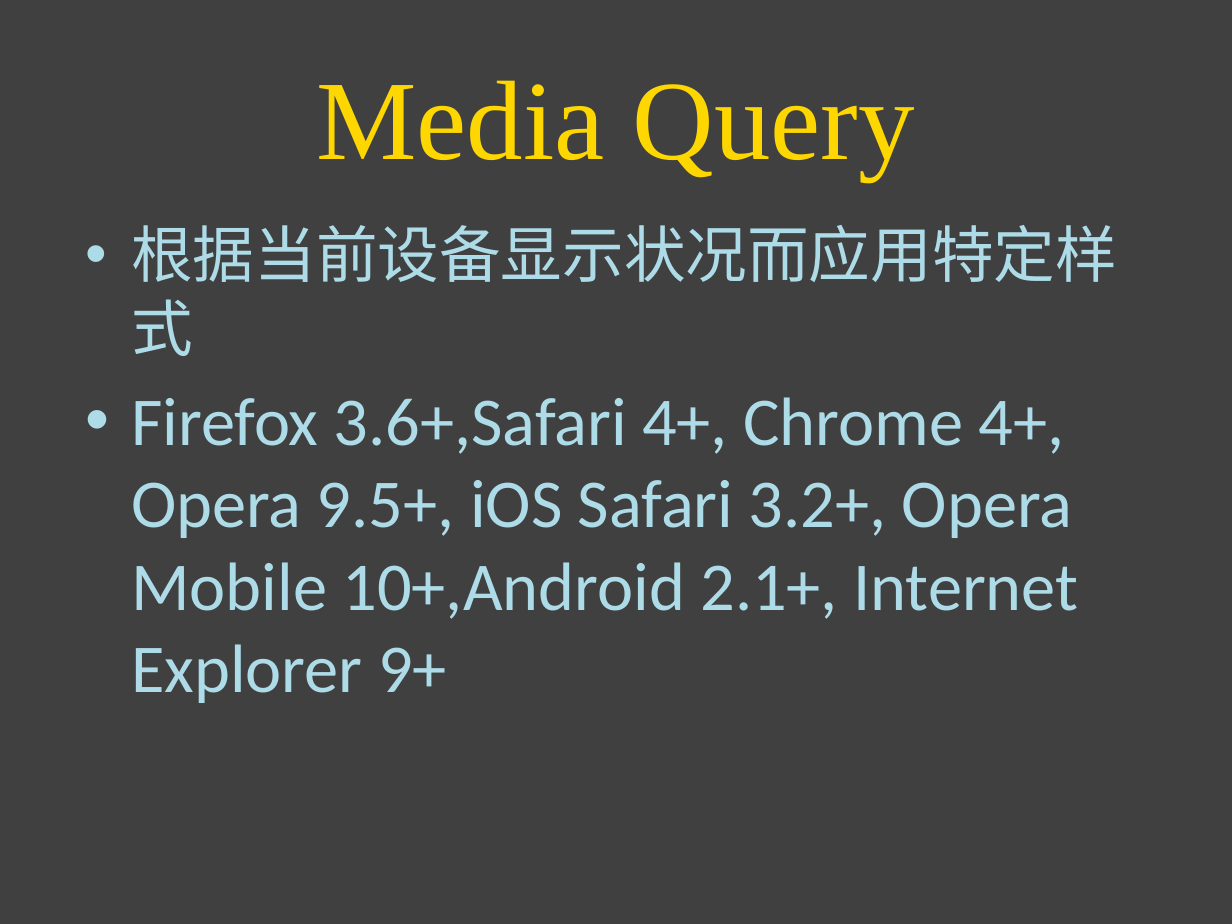
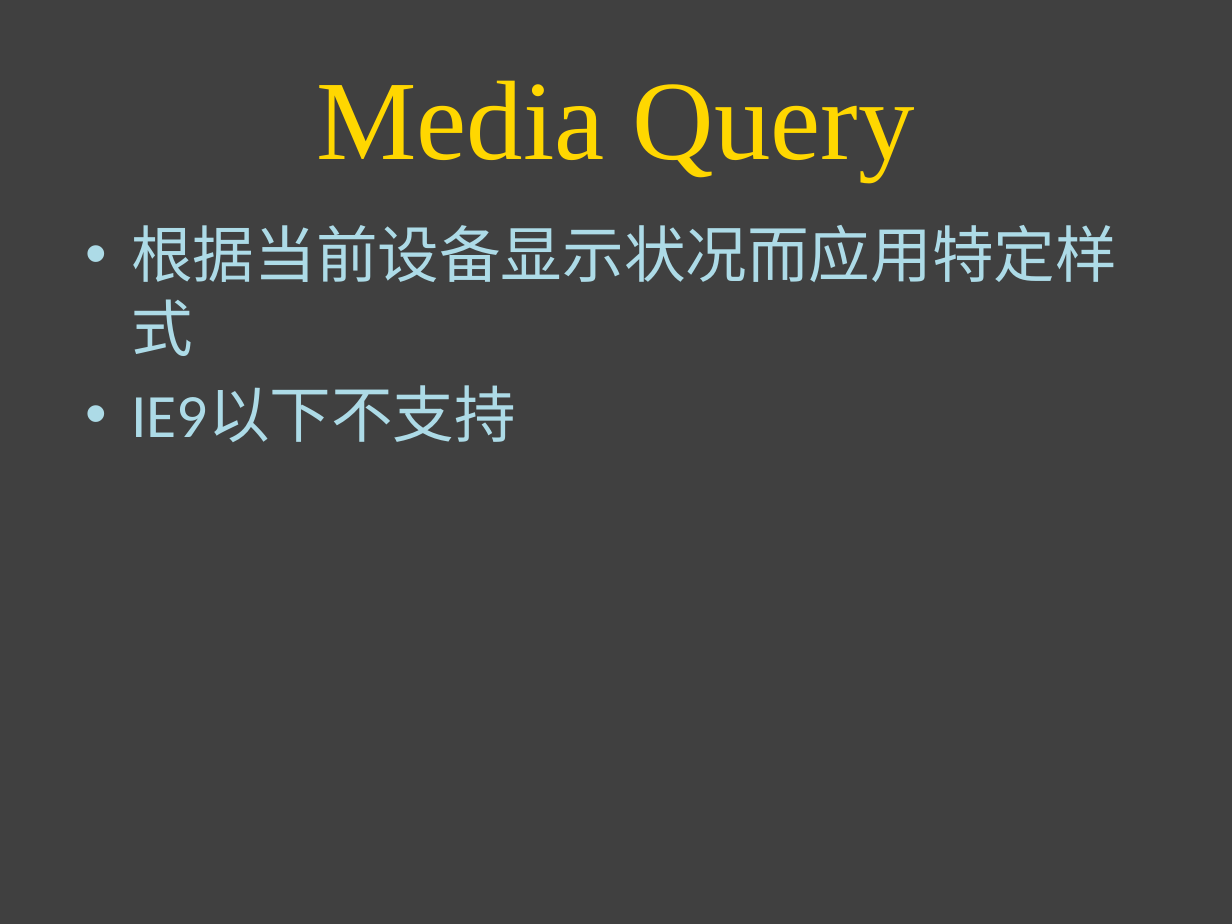
Before and after one commit to simplemx/playground, a slide deck: slide 58 of ppt/frontend.pptx (slide 44 before the commit). Drawn at 1232x924 pixels with LibreOffice and Linux fonts; fonts in the diff are those of the drawing. Boxes give left, top, right and bottom in pixels: in the first picture for what was removed or moved away, otherwise in the second. Text is boxed around its words. In the diff, an @@ line names an element or a change of style, - is before the commit and + after.

Commit message:
change ppt

```diff
--- a/ppt/frontend.pptx
+++ b/ppt/frontend.pptx
@@ text at (x1=131, y1=386, x2=516, y2=442): text changed; size 40 to 36 pt @@
-• Firefox 3.6+,Safari 4+, Chrome 4+, Opera 9.5+, iOS Safari 3.2+, Opera Mobile 10+,Android 2.1+, Internet Explorer 9+
+• IE9以下不支持
```
Also in this commit, not shown: 12 other slides changed, 49 slides added, 2 slides removed.
